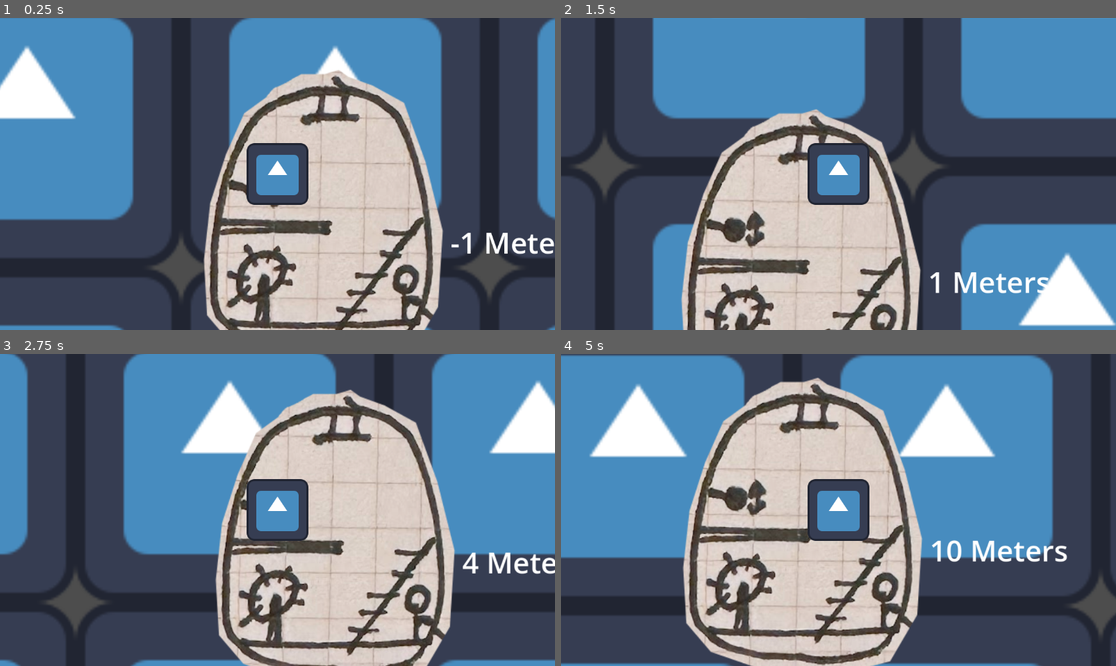
Above: before the commit, frames 1-4 (two rows, left to right).
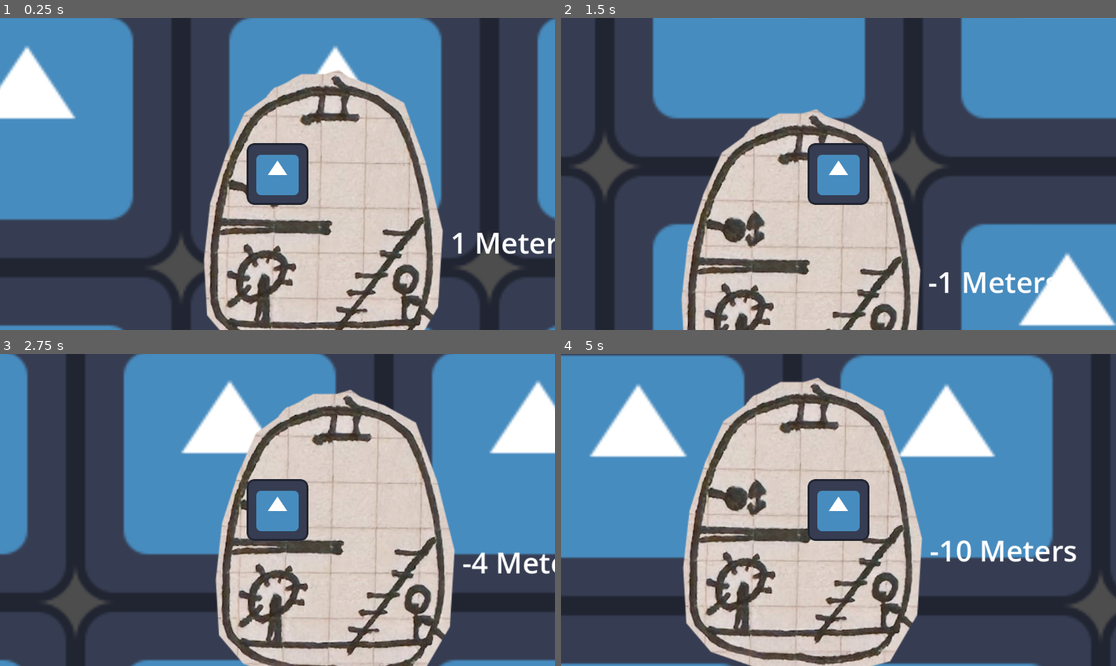
Above: after the commit, the same moments.

Repository: calzila/GGJ_2025
Game: Godot game, scene res://Overworld.tscn
The game is run twice, just before and just after one commit, with the same random seed, the same clock (stepped at 60 frames per second) and the same inputs. The engine's default icon, where the game draws it, is replaced by a stand-in: a white triangle on a blue panel in a dark square.
Inputs:
- Up to frame 1 (0.25 s): no input
- Up to frame 2 (1.5 s): tap Enter (ui_accept) at 0.5, 0.77 s; hold D (move_right) from 0.53 s (still down)
- Up to frame 3 (2.75 s): tap Enter (ui_accept) at 1.52 s; release D (move_right) at 2.03 s; hold A (move_left) from 2.03 s (still down)
- Up to frame 4 (5 s): release A (move_left) at 2.78 s; hold D (move_right) 2.78-4.28 s; tap Enter (ui_accept) at 3.02, 3.77, 4.52 s; hold A (move_left) from 4.28 s (still down)

The runs differ from the first frame. In frame 1, 0.7% of the frame differs, in the area x 81-100%, y 68-76%; in frame 2, 0.7%; in frame 3, 0.7%; in frame 4, 1.0%, in the area x 66-93%, y 59-67%.

Commit message:
Flipping the display of the depth number, to be accurate.

Diff:
--- a/DepthText.gd
+++ b/DepthText.gd
@@ -12,5 +12,5 @@
 
 	#Display the depth on the Text Component
 	depthValue = global_position.y * 0.01
-	depthValue = str(int(depthValue), " Meters")
+	depthValue = str(int(depthValue * -1), " Meters")
 	text = depthValue
